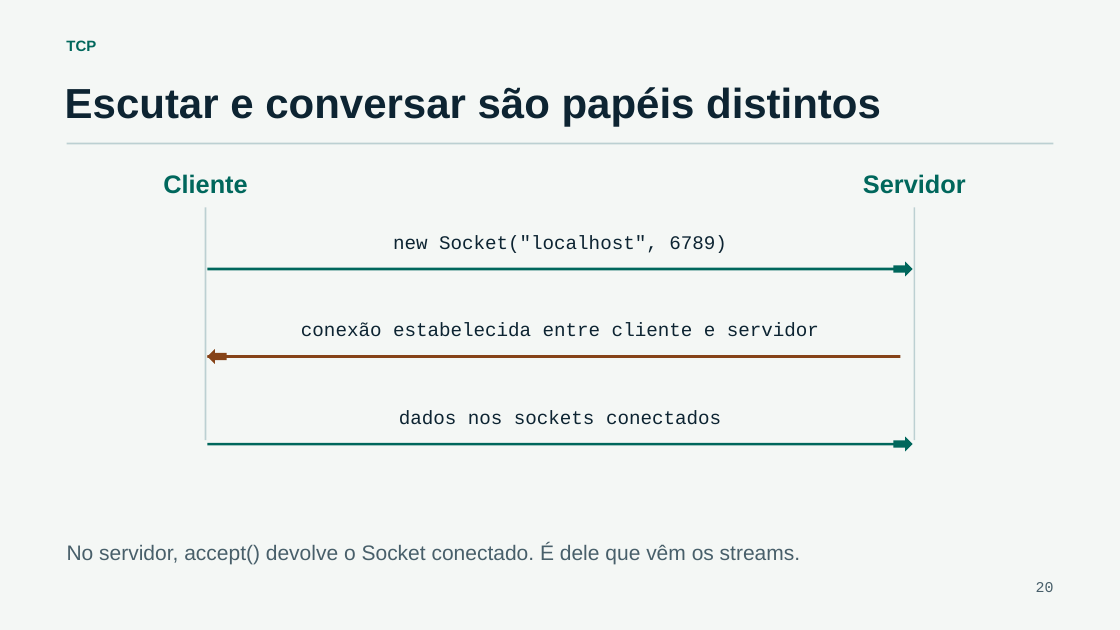
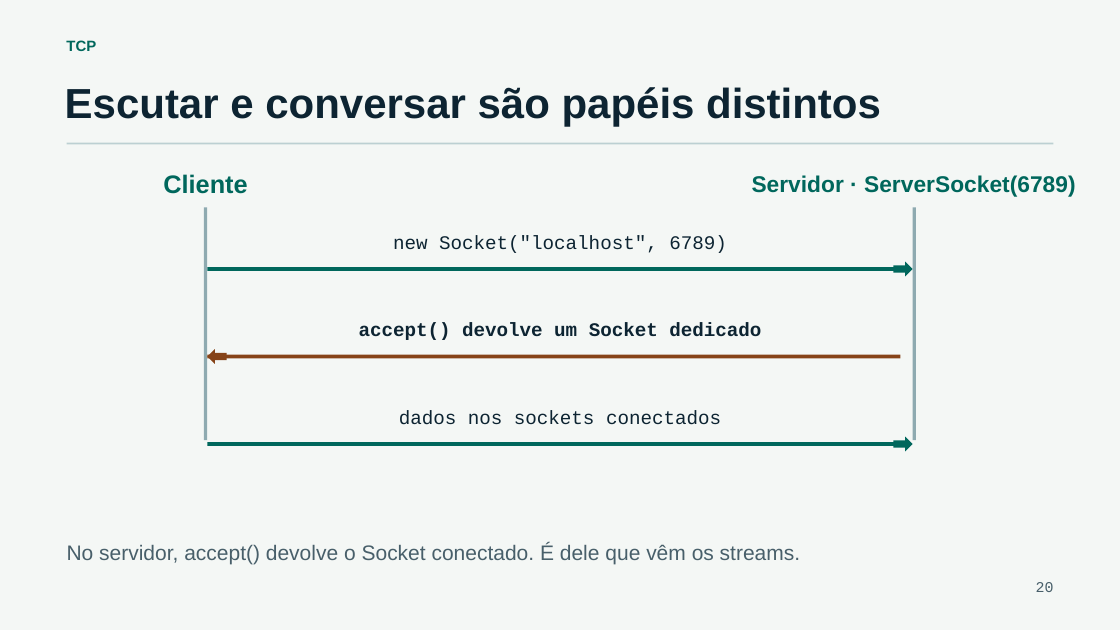
Before and after one commit to CassianoMn/xii-semac-sockets-java, a slide deck: slide 20 of slides/programacao-com-sockets-em-java.pptx. Drawn at 1120x630 pixels with LibreOffice and Linux fonts; fonts in the diff are those of the drawing. Boxes give left, top, right and bottom in pixels: in the first picture for what was removed or moved away, otherwise in the second. Text is boxed around its words. In the diff, an @@ line names an element or a change of style, - is before the commit and + after.

```diff
--- a/slides/programacao-com-sockets-em-java.pptx
+++ b/slides/programacao-com-sockets-em-java.pptx
@@ text at bbox=[752, 175, 1075, 197]: text changed; size 21.8 to 19.5 pt @@
-Servidor
+Servidor · ServerSocket(6789)
@@ rectangle at bbox=[204, 208, 208, 440]: fill #BCD0D2 to #8EAAB0 @@
@@ rectangle at bbox=[913, 208, 917, 440]: fill #BCD0D2 to #8EAAB0 @@
@@ text at bbox=[359, 323, 761, 340]: text changed; bold on @@
-conexão estabelecida entre cliente e servidor
+accept() devolve um Socket dedicado
```
Also in this commit, not shown: 29 other slides changed, 1 slide added, 8 other files.
